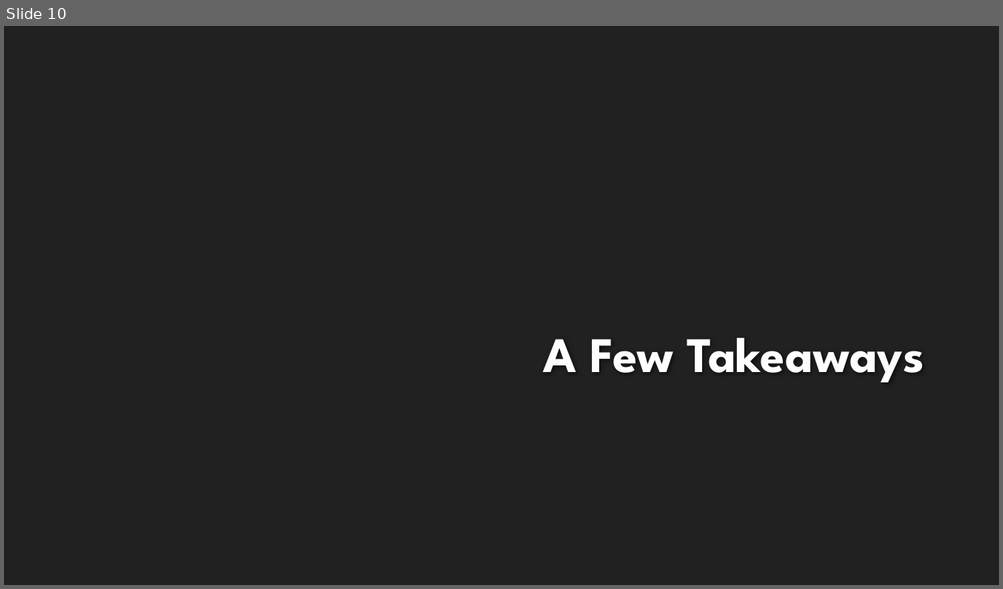
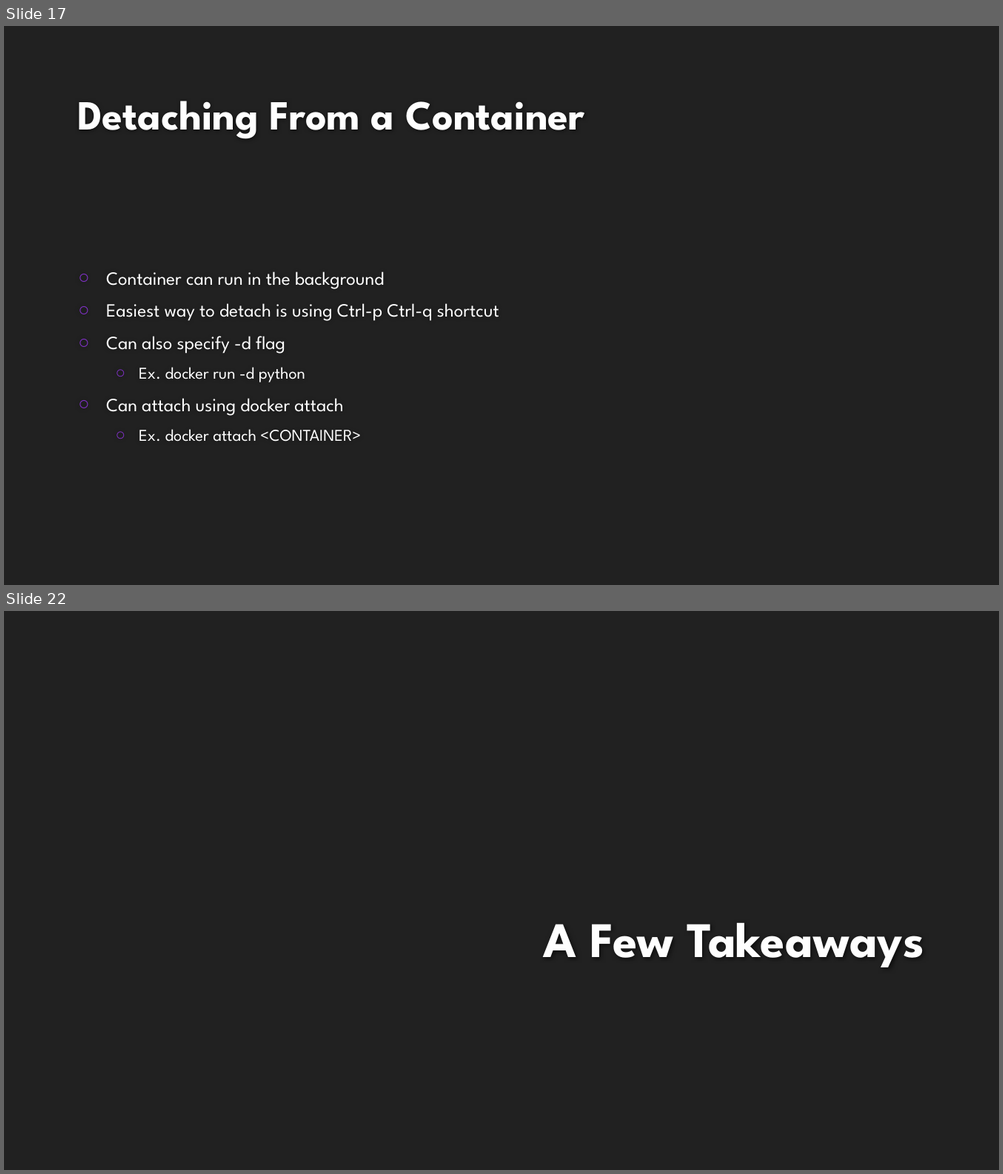
Before and after one commit to kertox662/jamhacks6-workshop-reference, a slide deck: intro-docker/presentation/intro-to-docker.pptx. Shown one above the other, each under a label of ours: slide 10 before the commit, slides 17 and 22 after it; the slides between them are not shown. The pictures are 1003x589 and 1003x1174 pixels, drawn with LibreOffice and Linux fonts; fonts in the diff are those of the drawing; background and template pictures are left out. Boxes give left, top, right and bottom in pixels: in the first picture for what was removed or moved away, otherwise in the second. Text is boxed around its words. In the diff, an @@ line names an element or a change of style, - is before the commit and + after.

Commit message:
Docker: Presentation and README

```diff
--- a/intro-docker/presentation/intro-to-docker.pptx
+++ b/intro-docker/presentation/intro-to-docker.pptx
@@ slide 17 added at (4,26,999,585), background #212121 @@
@@ title added at (77,101,584,139), 40 pt, text #FEFEFE, bold @@
+Detaching From a Container
@@ text added at (106,272,499,442), 18 pt, text #FFFFFF @@
+○ Container can run in the background
+○ Easiest way to detach is using Ctrl-p Ctrl-q shortcut
+○ Can also specify -d flag
+  ○ Ex. docker run -d python
+○ Can attach using docker attach
+  ○ Ex. docker attach <CONTAINER>
@@ what was slide 10 is now slide 22 @@
```
Also in this commit, not shown: 1 slide changed, 11 other slides added, 1 other file.
